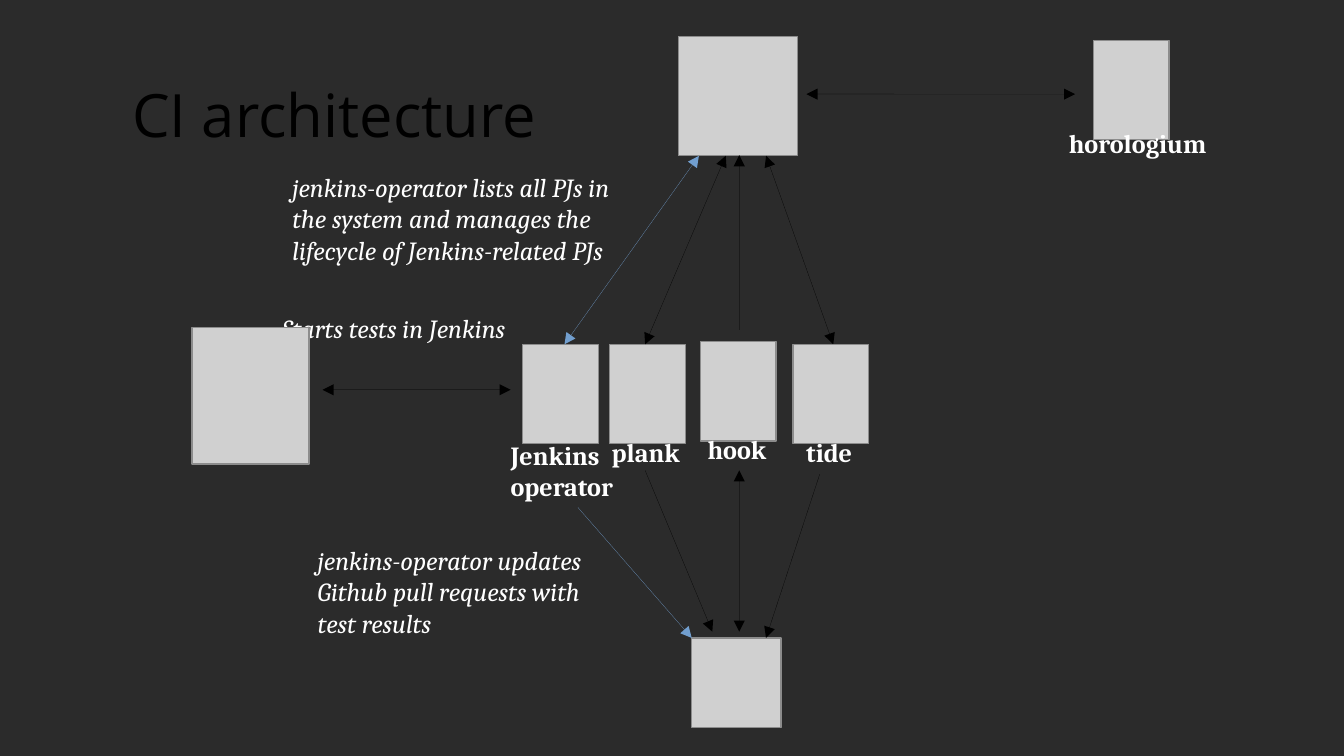
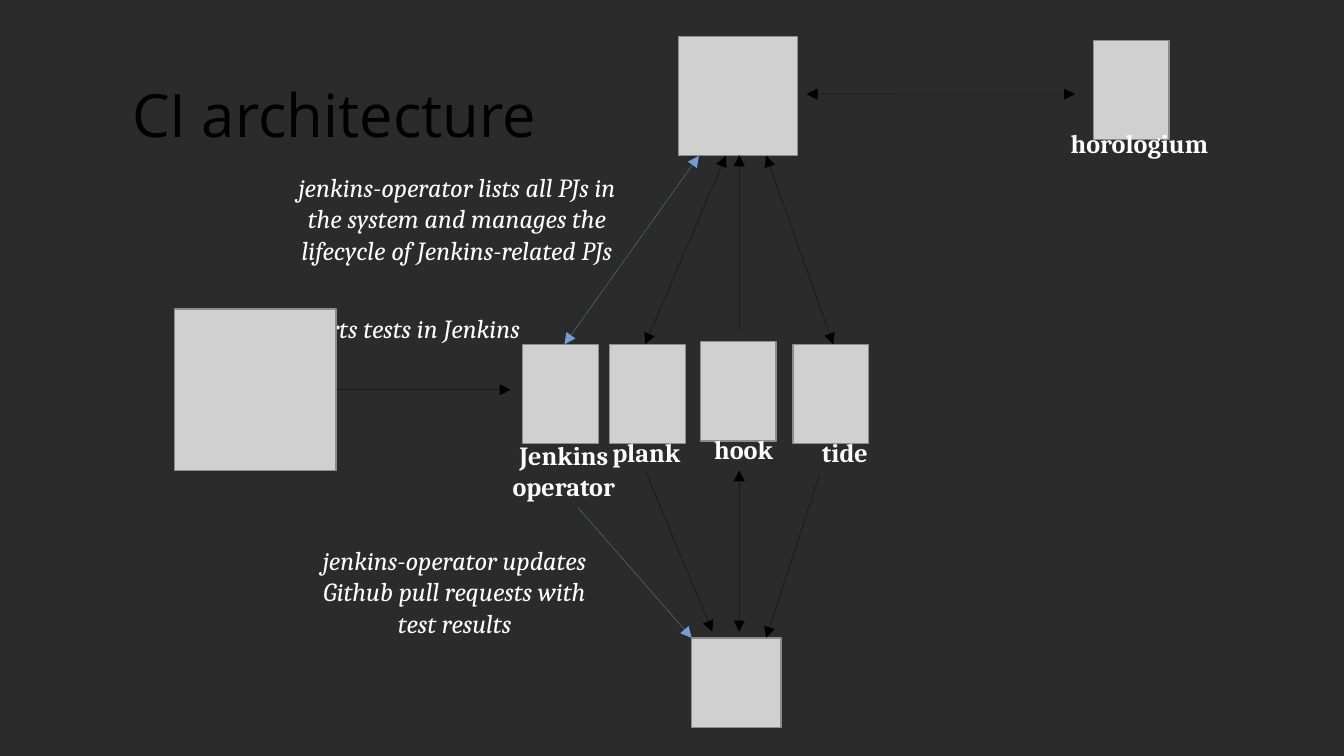
Before and after one commit to 0xmichalis/talks, a slide deck: slide 16 of 2018_brno_devconf/openshiftci.odp. Drawn at 1344x756 pixels with LibreOffice and Linux fonts; fonts in the diff are those of the drawing; grey boxes stand for pictures; background and template pictures are left out; a plain dark background stands for a picture behind light text. Boxes give left, top, right and bottom in pixels: in the first picture for what was removed or moved away, otherwise in the second. Text is boxed around its words. In the diff, an @@ line names an element or a change of style, - is before the commit and + after.

```diff
--- a/2018_brno_devconf/openshiftci.odp
+++ b/2018_brno_devconf/openshiftci.odp
@@ alignment left to centre in 8 elements at box(714, 435, 773, 465), box(612, 438, 680, 468), box(1071, 129, 1209, 159), box(822, 438, 868, 468), box(513, 441, 615, 502), box(297, 314, 519, 344), box(323, 552, 586, 633), box(299, 179, 616, 266) @@
@@ picture: place and size @@
-picture at box(192, 328, 309, 465)
+picture at box(175, 309, 336, 470)
@@ text "Starts tests in Jenkins": place and size @@
-text "Starts tests in Jenkins" at box(282, 320, 505, 344)
+text "Starts tests in Jenkins" at box(297, 314, 519, 344)
```
Also in this commit, not shown: 10 other slides changed, 8 slides added, 1 other file.
